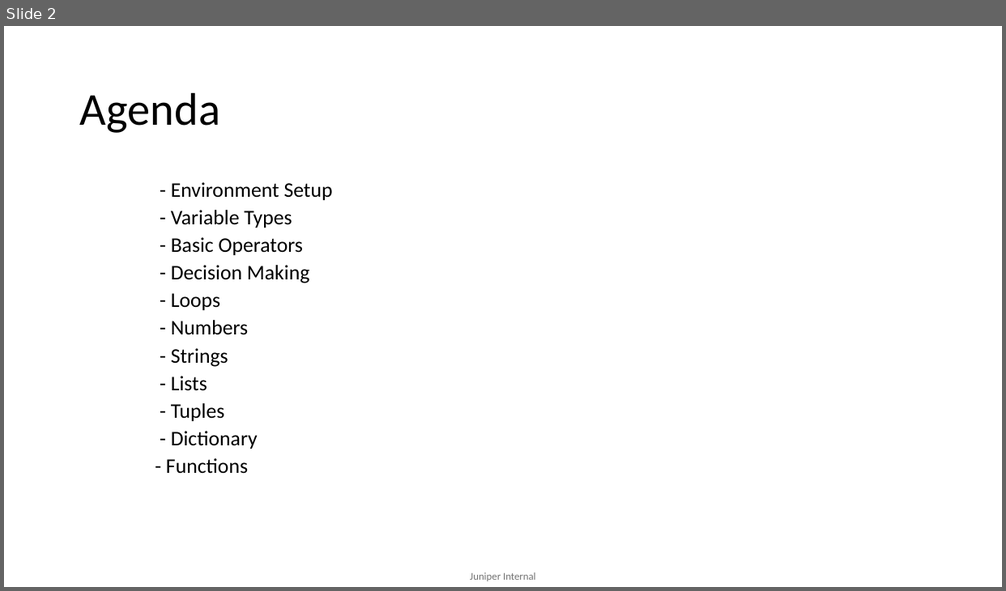
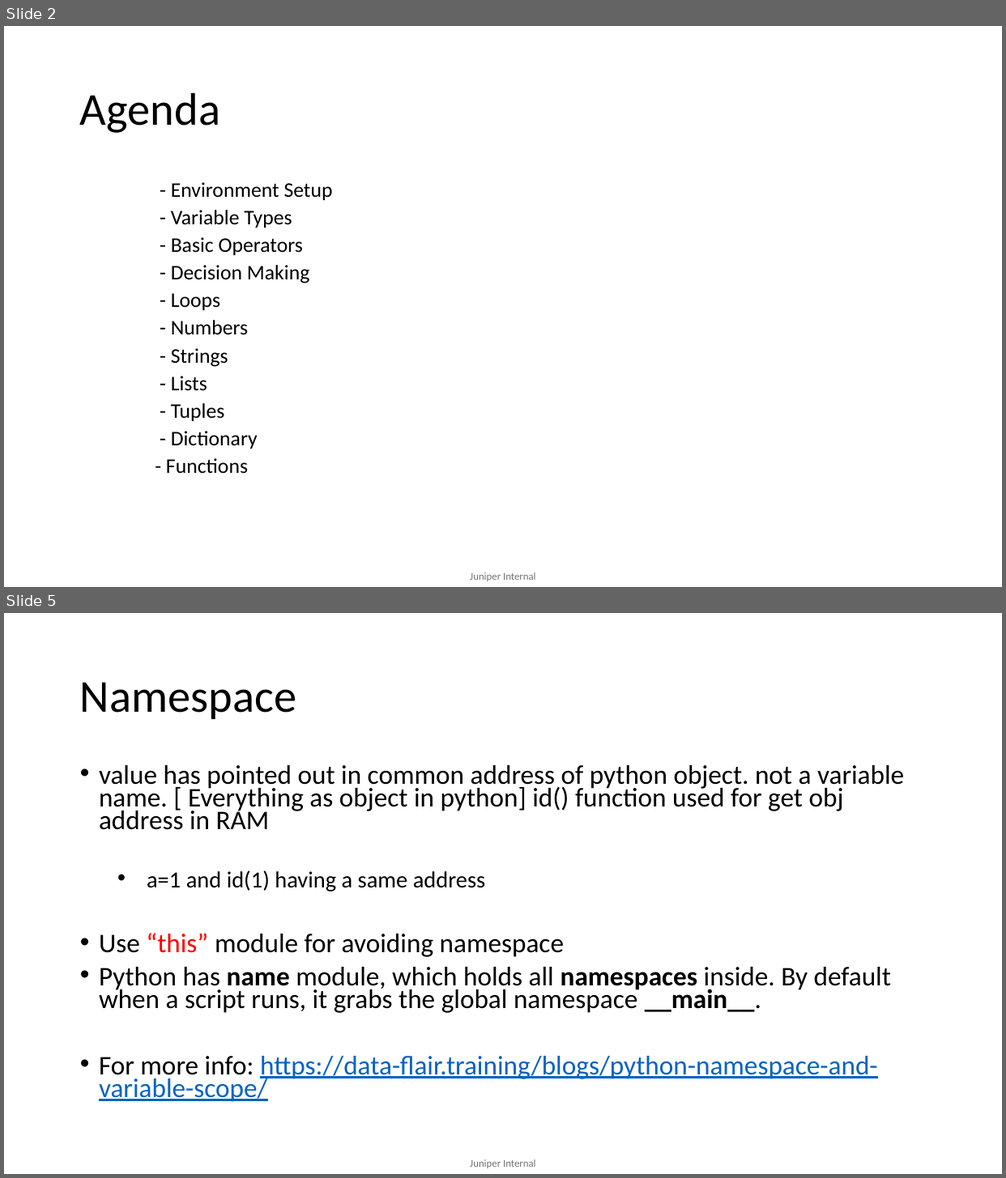
Before and after one commit to mdsathees/python, a slide deck: Python.pptx. Shown one above the other, each under a label of ours: slide 2 before the commit, slides 2 and 5 after it; the slides between them are not shown. The pictures are 1006x591 and 1006x1178 pixels, drawn with LibreOffice and Linux fonts; fonts in the diff are those of the drawing. Boxes give left, top, right and bottom in pixels: in the first picture for what was removed or moved away, otherwise in the second. Text is boxed around its words. In the diff, an @@ line names an element or a change of style, - is before the commit and + after.

```diff
--- a/Python.pptx
+++ b/Python.pptx
@@ slide 5 added at bbox=[4, 613, 1002, 1174], background #FFFFFF; not listed: 1 template element that a slide beside it also shows @@
@@ title added at bbox=[80, 682, 296, 719], 44 pt, text #000000 @@
+Namespace
@@ text added at bbox=[99, 765, 904, 1102], 25.9 pt, text #000000 @@
+• value has pointed out in common address of python object. not a variable name. [ Everything as object in python] id() function used for get obj address in RAM
+  • a=1 and id(1) having a same address
+• Use “this” module for avoiding namespace
+• Python has name module, which holds all namespaces inside. By default when a script runs, it grabs the global namespace __main__.
+• For more info: https://data-flair.training/blogs/python-namespace-and-variable-scope/
```
Also in this commit, not shown: 4 slides changed, 34 other slides added, 12 slides removed.
